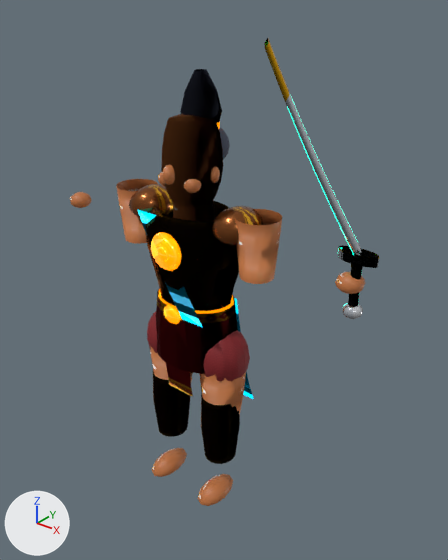
The glTF model godot/assets/characters/veer/veer.glb as it was, and as the next commit left it.
Both versions are drawn from a 50 mm camera at (1.68, -1.89, 2.38) aimed at (0.18, -0.01, 1.22). Arrows for +X, +Y and +Z are at lower left; the lights stay in place. The first picture is the older version. Vertices at exactly the same position are counted once.

Names of what the first picture shows: 'VeerSkinnedHumanoidMesh'.
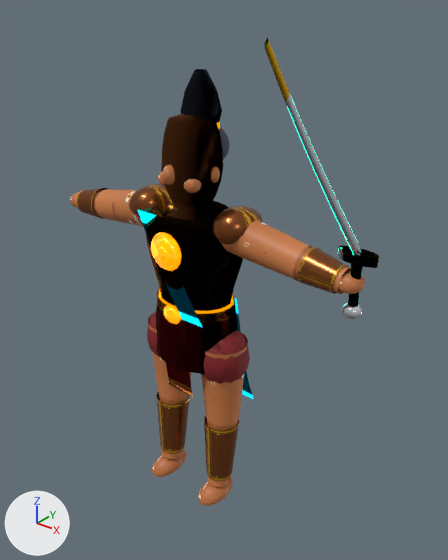
Pixel boxes (x1, y1, x2, y2) of what changed, in the pictures (448 x 560 px; the box of a moved part takes in the faces that stretch with it):
part 1 of me_veerskinnedhumanoidmesh, rebuilt (10% narrower, 7% shorter): before (201, 394, 240, 464); after (204, 416, 239, 481)
part 2 of me_veerskinnedhumanoidmesh, rebuilt (8% narrower): before (153, 371, 190, 437); after (156, 392, 190, 454)
part 3 of me_veerskinnedhumanoidmesh, added: after (159, 395, 189, 459)
part 4 of me_veerskinnedhumanoidmesh, added: after (207, 420, 238, 487)
part 5 of me_veerskinnedhumanoidmesh, added (orange): after (96, 189, 173, 226)
part 6 of me_veerskinnedhumanoidmesh, added (orange): after (220, 220, 312, 281)
part 7 of me_veerskinnedhumanoidmesh, added (brown): after (148, 314, 191, 401)
part 8 of me_veerskinnedhumanoidmesh, added (brown): after (201, 334, 248, 426)
part 9 of me_veerskinnedhumanoidmesh, added (brown): after (77, 188, 108, 219)
part 10 of me_veerskinnedhumanoidmesh, added (brown): after (297, 247, 347, 294)
part 11 of me_veerskinnedhumanoidmesh, moved or reshaped: before (116, 179, 158, 244); after (71, 190, 103, 216)
part 12 of me_veerskinnedhumanoidmesh, moved or reshaped: before (232, 209, 282, 284); after (294, 247, 351, 294)
part 13 of me_veerskinnedhumanoidmesh, cut back: before (147, 333, 250, 415); after (232, 355, 245, 380)

What the commit changed:
me_veerskinnedhumanoidmesh is used by ob_veerskinnedhumanoidmesh; location (0.0, 0.0, 0.0).
me_veerskinnedhumanoidmesh had 2495 vertices, 4008 faces and spanned x -0.81..0.86, y -0.61..0.24, z 0.01..2.26.
me_veerskinnedhumanoidmesh now has 3395 vertices, 5520 faces and spans x -0.81..0.86, y -0.61..0.24, z 0.01..2.26.
me_veerskinnedhumanoidmesh part 1: the loose piece of 48 vertices spanning x 0.06..0.25, y -0.12..0.08, z 0.26..0.62 is rebuilt with 80 vertices and now spans x 0.07..0.25, y -0.1..0.08, z 0.14..0.47.
me_veerskinnedhumanoidmesh part 2: the loose piece of 48 vertices spanning x -0.25..-0.06, y -0.12..0.08, z 0.26..0.62 is rebuilt with 80 vertices and now spans x -0.25..-0.07, y -0.1..0.08, z 0.14..0.47.
me_veerskinnedhumanoidmesh part 3: a new loose piece of 96 vertices spanning x -0.24..-0.08, y -0.09..0.08, z 0.09..0.49, in mat_mat_veer_skin.
me_veerskinnedhumanoidmesh part 4: a new loose piece of 96 vertices spanning x 0.08..0.24, y -0.09..0.08, z 0.09..0.49, in mat_mat_veer_skin.
me_veerskinnedhumanoidmesh part 5: a new loose piece of 80 vertices spanning x -0.57..-0.19, y -0.09..0.09, z 1.33..1.54, in mat_mat_veer_skin.
me_veerskinnedhumanoidmesh part 6: a new loose piece of 80 vertices spanning x 0.19..0.57, y -0.09..0.09, z 1.33..1.54, in mat_mat_veer_skin.
me_veerskinnedhumanoidmesh part 7: a new loose piece of 80 vertices spanning x -0.28..-0.05, y -0.12..0.12, z 0.48..0.9, in mat_mat_veer_skin.
me_veerskinnedhumanoidmesh part 8: a new loose piece of 80 vertices spanning x 0.05..0.28, y -0.12..0.12, z 0.48..0.9, in mat_mat_veer_skin.
me_veerskinnedhumanoidmesh part 9: a new loose piece of 64 vertices spanning x -0.73..-0.57, y -0.08..0.08, z 1.32..1.48, in mat_mat_veer_cuirass.
me_veerskinnedhumanoidmesh part 10: a new loose piece of 64 vertices spanning x 0.57..0.73, y -0.08..0.08, z 1.32..1.48, in mat_mat_veer_cuirass.
me_veerskinnedhumanoidmesh part 11: 48 vertices removed from x -0.44..-0.25, y -0.09..0.09, z 1.28..1.54; 80 vertices added at x -0.75..-0.55, y -0.07..0.07, z 1.33..1.47.
me_veerskinnedhumanoidmesh part 12: 48 vertices removed from x 0.25..0.44, y -0.09..0.09, z 1.28..1.54; 80 vertices added at x 0.55..0.75, y -0.07..0.07, z 1.33..1.47.
me_veerskinnedhumanoidmesh part 13: 2 vertices moved within x -0.28..0.28, y 0.0, z 0.82; 96 vertices removed from x -0.28..0.28, y -0.12..0.12, z 0.5..0.82.
Other edits to the shape of me_veerskinnedhumanoidmesh do not show in these pictures.
